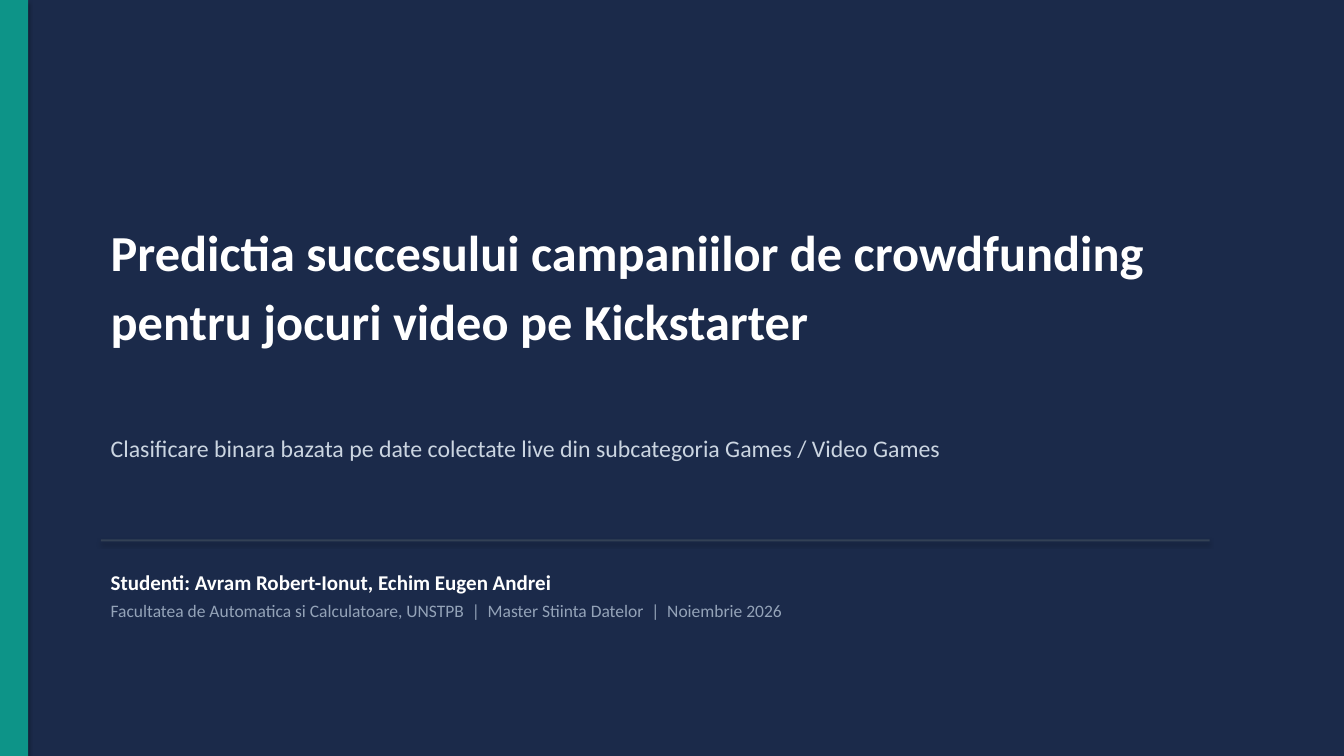
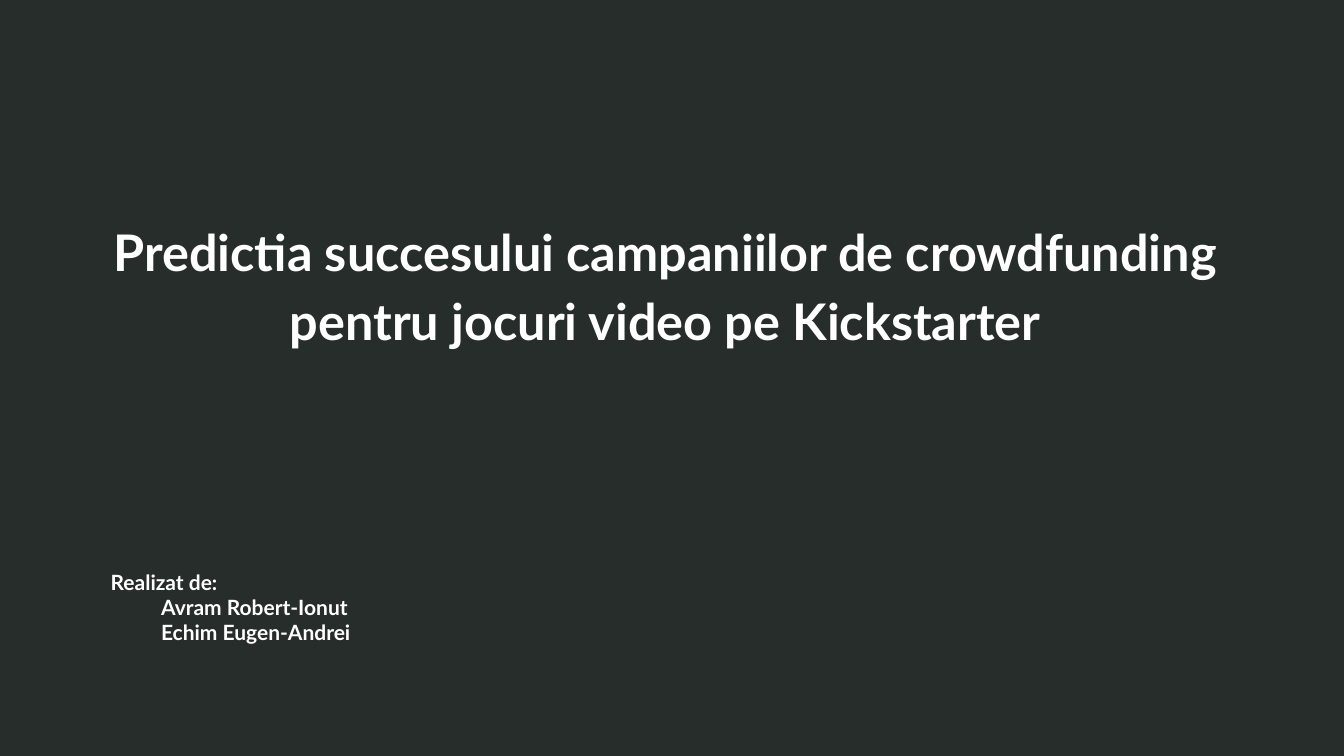
Before and after one commit to Avram-Robert/Predictia-succesului-campaniilor-de-jocuri-de-pe-Kickstarter, a slide deck: slide 1 of docs/IAPD_Phase1_Presentation.pptx. Drawn at 1344x756 pixels with LibreOffice and Linux fonts; fonts in the diff are those of the drawing. Boxes give left, top, right and bottom in pixels: in the first picture for what was removed or moved away, otherwise in the second. Text is boxed around its words. In the diff, an @@ line names an element or a change of style, - is before the commit and + after.

```diff
--- a/docs/IAPD_Phase1_Presentation.pptx
+++ b/docs/IAPD_Phase1_Presentation.pptx
@@ rectangle at <box>0,0,1344,756</box>: fill #1B2A4A to #272D2B; shadow off @@
@@ rectangle removed at <box>0,0,28,756</box> @@
@@ text "Predictia succesului campaniilor de crowdfunding ..." at <box>113,233,1217,349</box>: font Calibri to Lato; alignment left to centre @@
@@ text removed at <box>111,440,940,461</box> @@
-Clasificare binara bazata pe date colectate live din subcategoria Games / Video Games
@@ rectangle removed at <box>101,539,1210,541</box> @@
@@ text at <box>111,574,351,644</box>: text changed; size 12.5 to 15 pt; font Calibri to Lato; text colour #94A3B8 to #FFFFFF; bold on @@
-Studenti: Avram Robert-Ionut, Echim Eugen Andrei
-Facultatea de Automatica si Calculatoare, UNSTPB | Master Stiinta Datelor | Noiembrie 2026
+Realizat de:
+  Avram Robert-Ionut
+  Echim Eugen-Andrei
```
Also in this commit, not shown: 6 other slides changed, 1 slide added, 1 slide removed.
